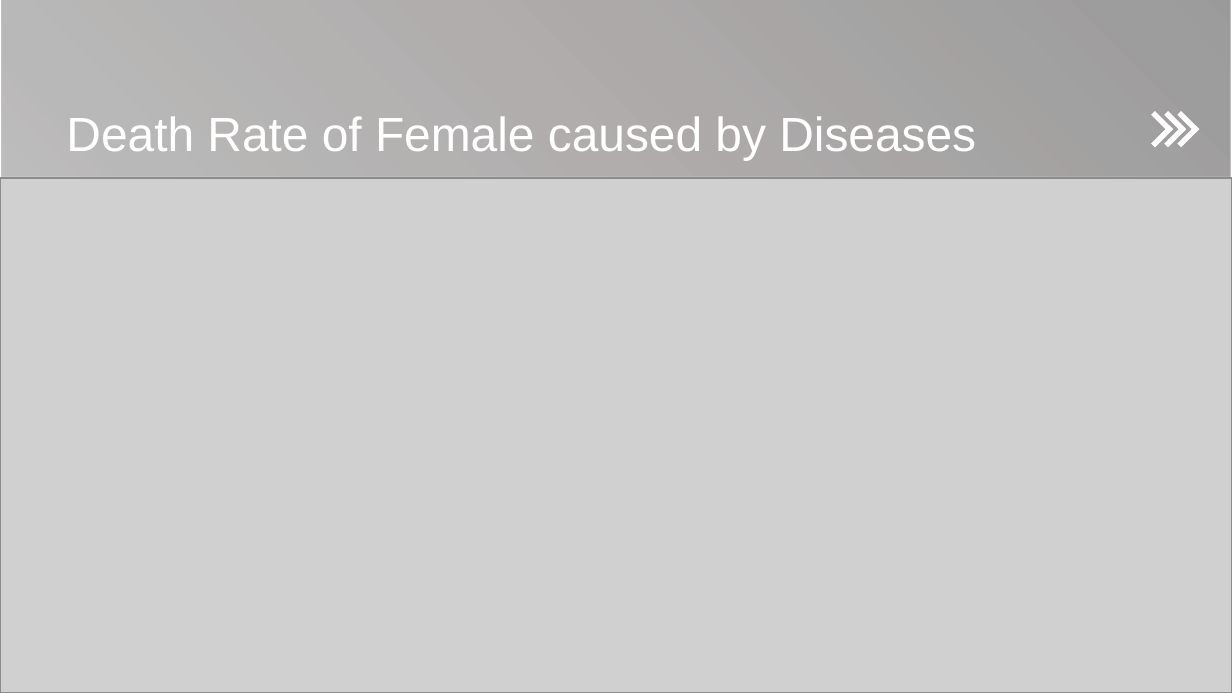
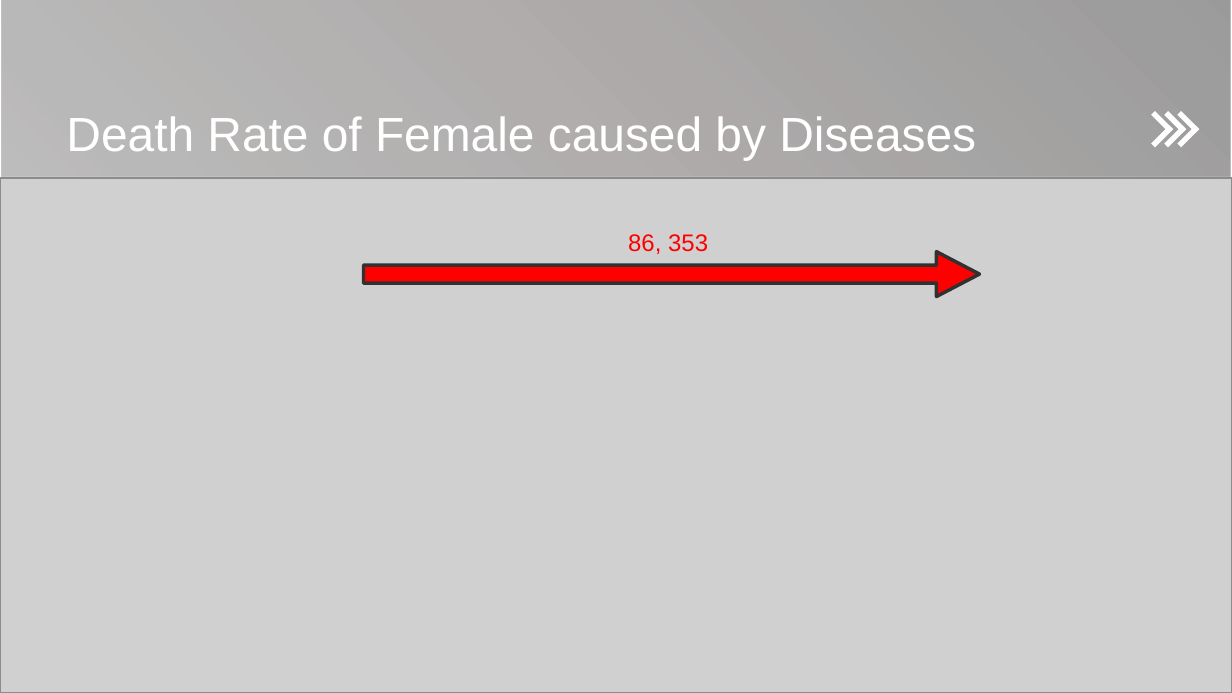
Before and after one commit to Glennarcega/IT-BA-3203-PROJECT, a slide deck: slide 11 of Social Factor in the Philippines (PPT).pptx. Drawn at 1232x693 pixels with LibreOffice and Linux fonts; fonts in the diff are those of the drawing; grey boxes stand for pictures; background and template pictures are left out. Boxes give left, top, right and bottom in pixels: in the first picture for what was removed or moved away, otherwise in the second. Text is boxed around its words. In the diff, an @@ line names an element or a change of style, - is before the commit and + after.

```diff
--- a/Social Factor in the Philippines (PPT).pptx
+++ b/Social Factor in the Philippines (PPT).pptx
@@ text added at [628,234,708,254], 14 pt, text #FF0000 @@
+86, 353
@@ right arrow added at [363,251,979,296], fill #FF0000, outline #323232 2 pt @@
```
Also in this commit, not shown: 1 other slide changed.
